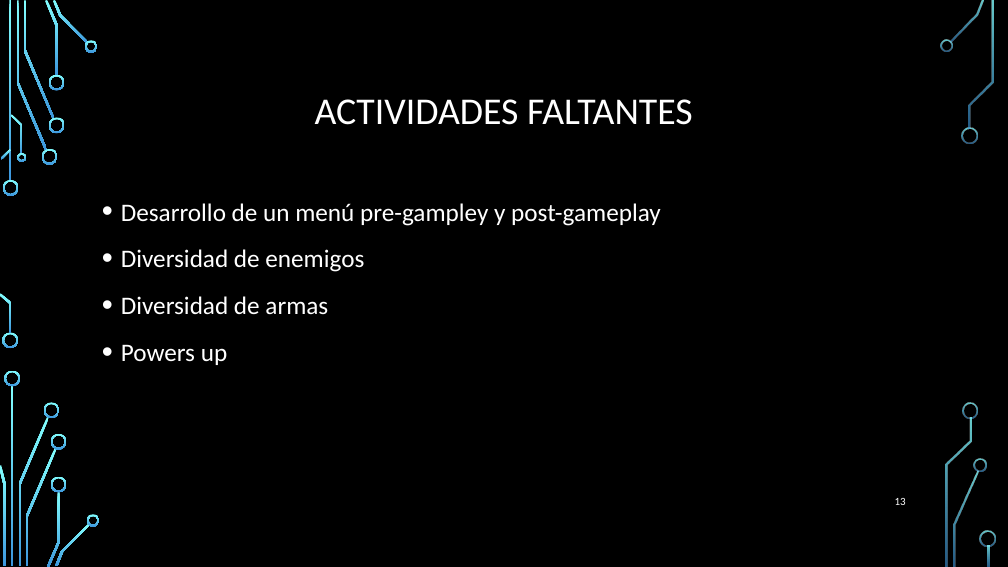
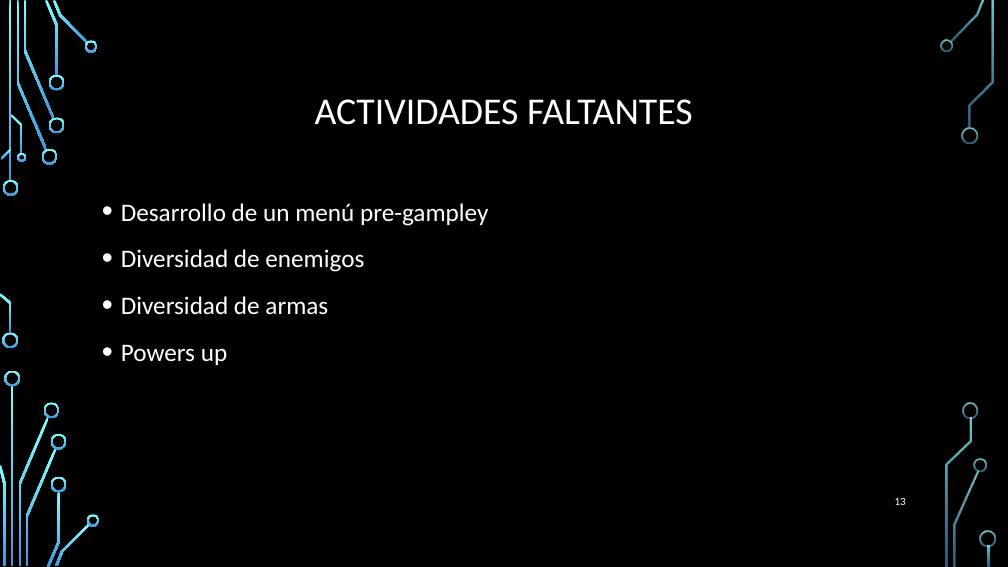
Before and after one commit to ptorresmanque/MySlime, a slide deck: slide 13 of Administracion/Ninja VS Pajarracos.pptx. Drawn at 1008x567 pixels with LibreOffice and Linux fonts; fonts in the diff are those of the drawing; background and template pictures are left out. Boxes give left, top, right and bottom in pixels: in the first picture for what was removed or moved away, otherwise in the second. Text is boxed around its words. In the diff, an @@ line names an element or a change of style, - is before the commit and + after.

```diff
--- a/Administracion/Ninja VS Pajarracos.pptx
+++ b/Administracion/Ninja VS Pajarracos.pptx
@@ text at <box>121,203,488,226</box>: text changed @@
-• Desarrollo de un menú pre-gampley y post-gameplay
+• Desarrollo de un menú pre-gampley
```
Also in this commit, not shown: 1 other slide changed, 2 other files.
